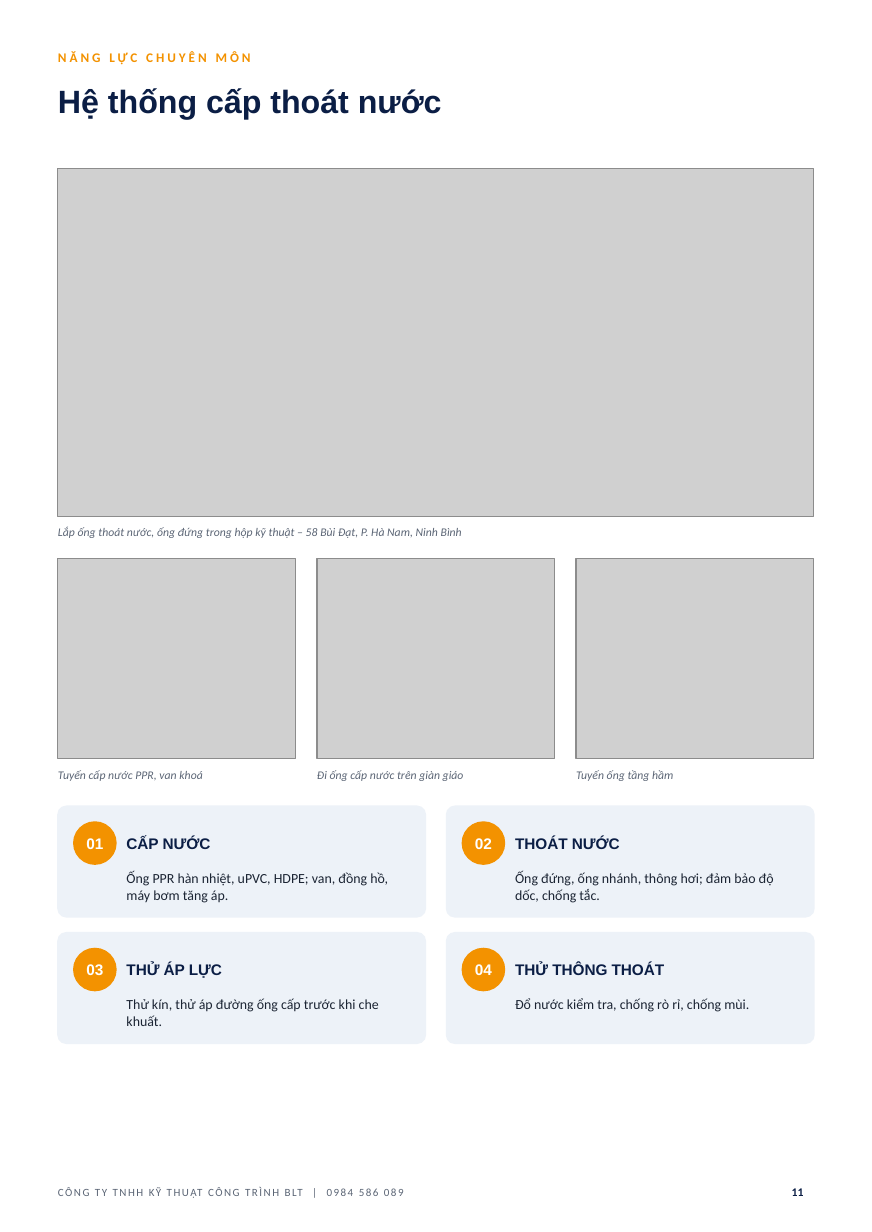
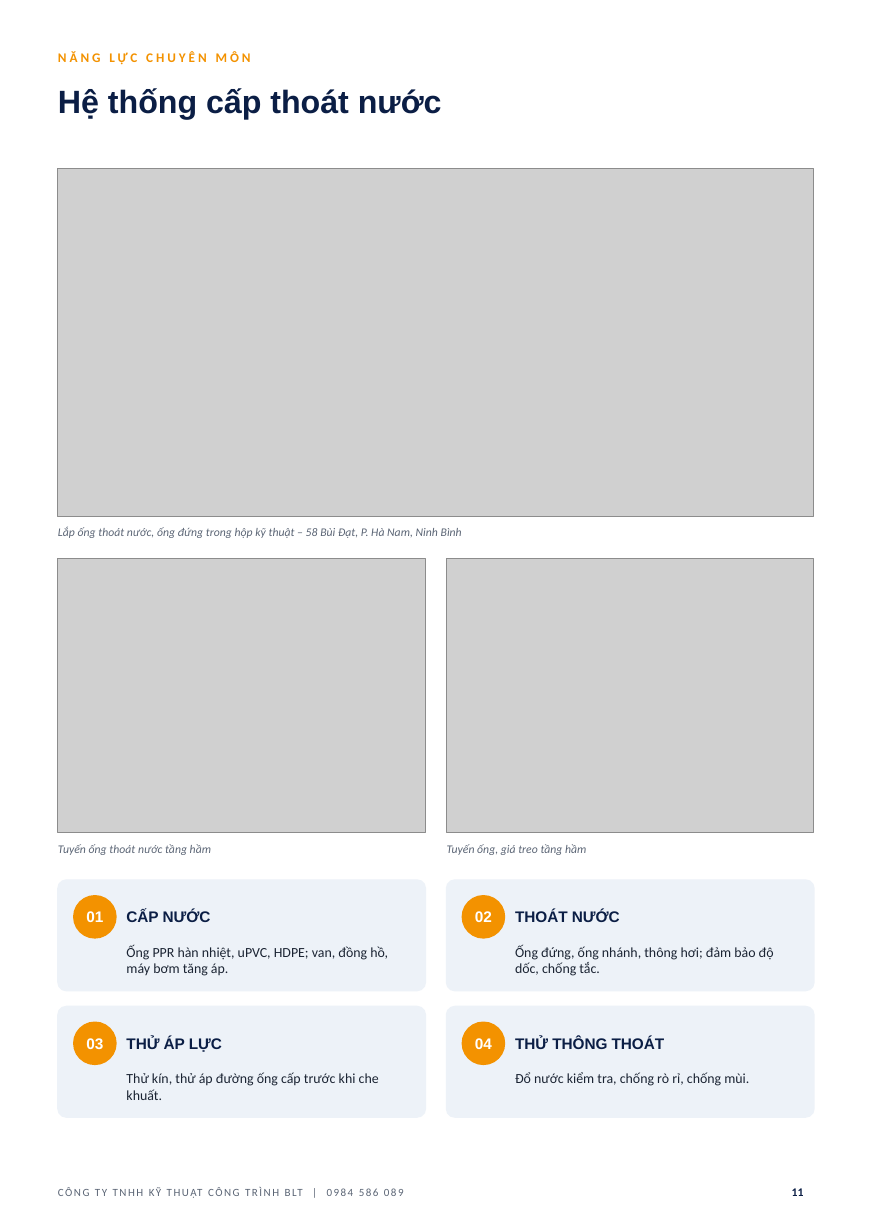
Before and after one commit to haquyenkl2-sys/C-NG-TY-CP-TH-NG-M-I-T-NG-H-P-MINH-PH-T, a slide deck: slide 11 of ho-so-nang-luc-BLT/HO_SO_NANG_LUC_BLT.pptx. Drawn at 872x1232 pixels with LibreOffice and Linux fonts; fonts in the diff are those of the drawing; grey boxes stand for pictures; background and template pictures are left out. Boxes give left, top, right and bottom in pixels: in the first picture for what was removed or moved away, otherwise in the second. Text is boxed around its words. In the diff, an @@ line names an element or a change of style, - is before the commit and + after.

```diff
--- a/ho-so-nang-luc-BLT/HO_SO_NANG_LUC_BLT.pptx
+++ b/ho-so-nang-luc-BLT/HO_SO_NANG_LUC_BLT.pptx
@@ picture: place and size @@
-picture at (58,559,296,759)
+picture at (58,559,425,833)
@@ picture removed at (317,559,556,759) @@
@@ picture added at (447,559,814,833) @@
@@ picture removed at (576,559,814,759) @@
@@ text removed at (317,770,464,781) @@
-Đi ống cấp nước trên giàn giáo
@@ text at (58,844,211,855): text changed @@
-Tuyến cấp nước PPR, van khoá
+Tuyến ống thoát nước tầng hầm
@@ text at (447,844,586,855): text changed @@
-Tuyến ống tầng hầm
+Tuyến ống, giá treo tầng hầm
@@ 2 ellipses, 2 rounded rectangles: place and size @@
-2 ellipses, 2 rounded rectangles at (58,933,814,1044)
+2 ellipses, 2 rounded rectangles at (58,880,814,991)
@@ 2 ellipses, 2 rounded rectangles: place and size @@
-2 ellipses, 2 rounded rectangles at (58,807,814,917)
+2 ellipses, 2 rounded rectangles at (58,1007,814,1118)
@@ 12 texts: place and size @@
-12 texts at (86,836,774,1026)
+12 texts at (86,910,774,1100)
```
Also in this commit, not shown: 18 other slides changed, 4 other files.
